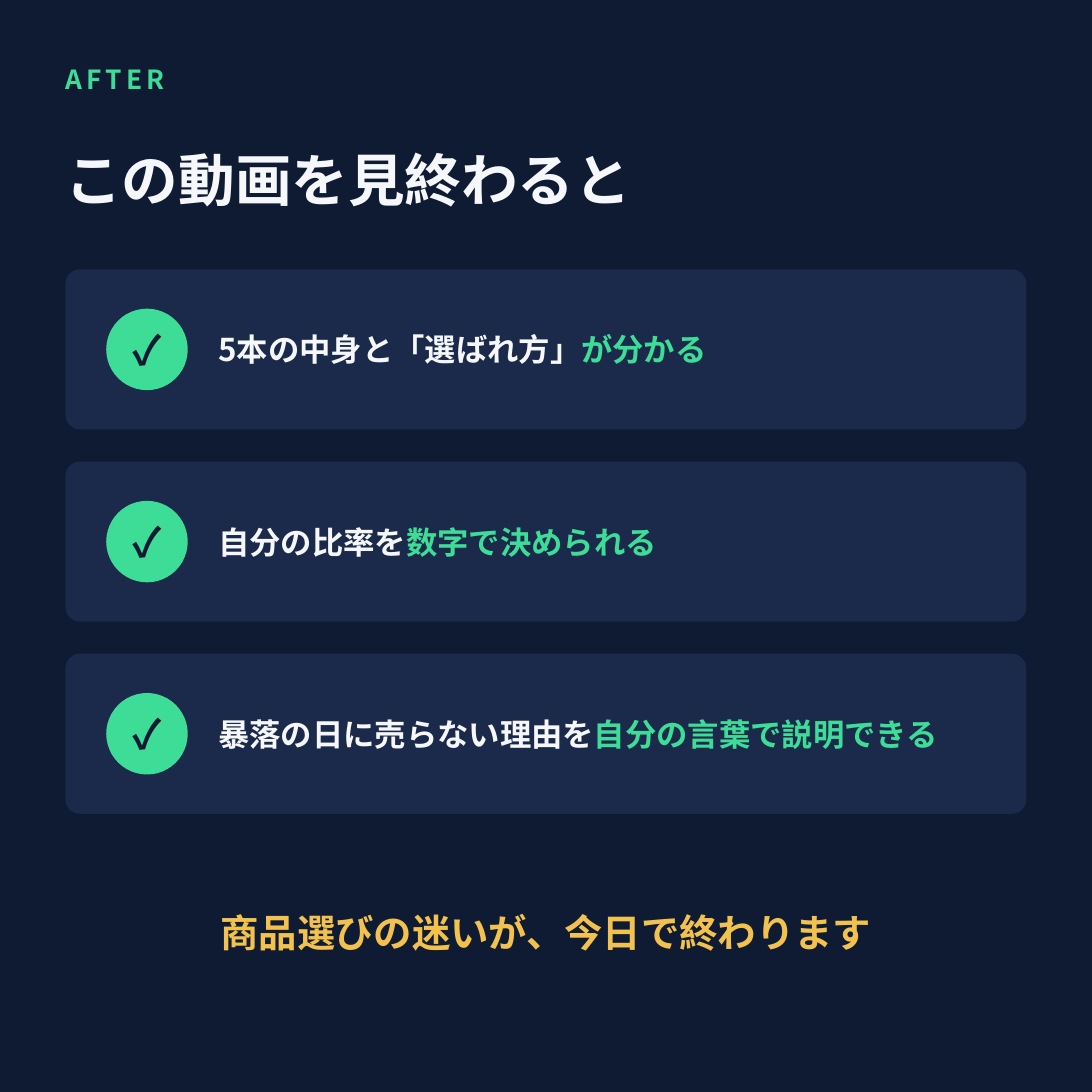
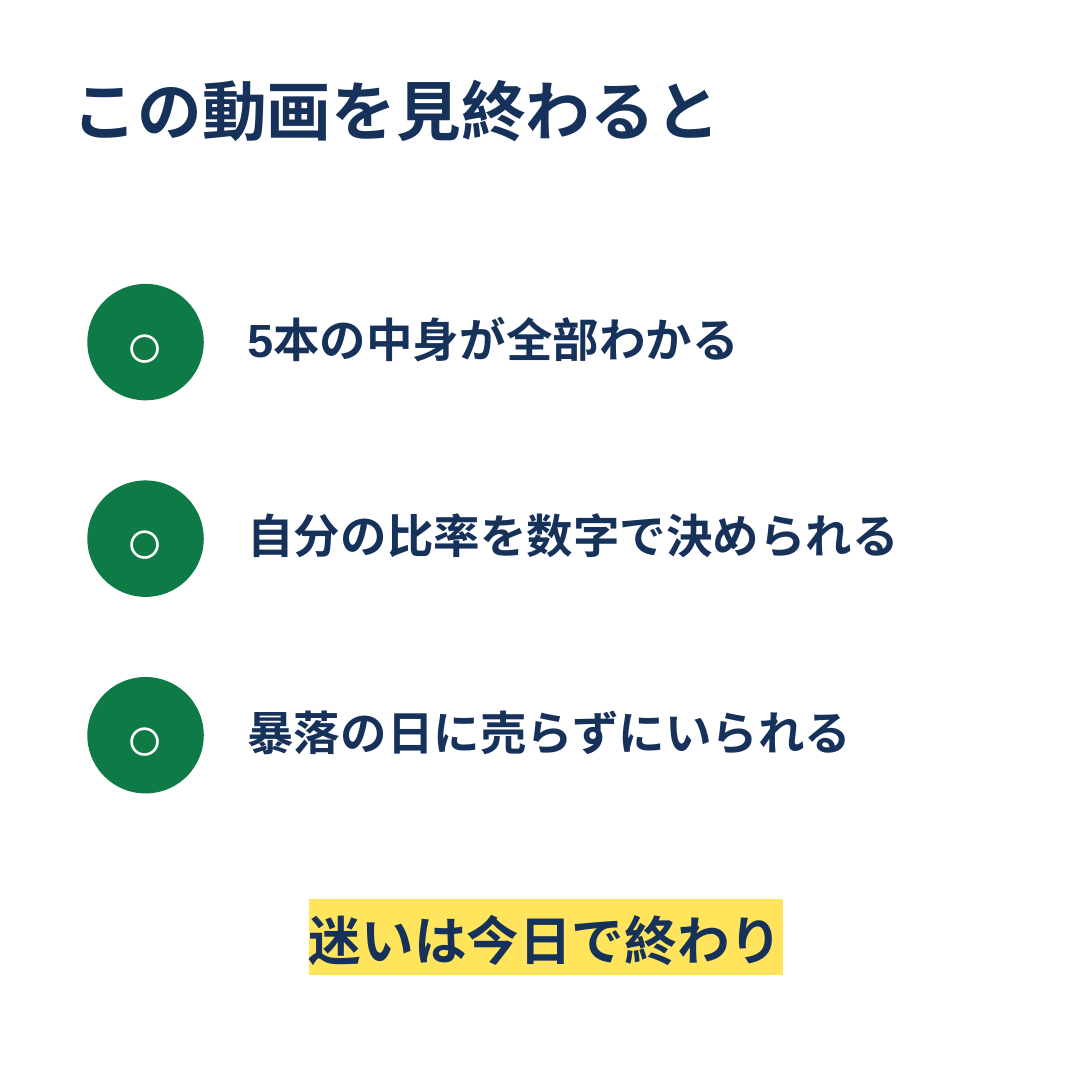
Before and after one commit to kobanker/test-project, a slide deck: slide 4 of youtube/2026-07-28-slides-5fund.pptx. Drawn at 1092x1092 pixels with LibreOffice and Linux fonts; fonts in the diff are those of the drawing. Boxes give left, top, right and bottom in pixels: in the first picture for what was removed or moved away, otherwise in the second. Text is boxed around its words. In the diff, an @@ line names an element or a change of style, - is before the commit and + after.

```diff
--- a/youtube/2026-07-28-slides-5fund.pptx
+++ b/youtube/2026-07-28-slides-5fund.pptx
@@ background #0E1B33 to #FFFFFF @@
@@ text removed at (65,69,164,89) @@
-AFTER
@@ text "この動画を見終わると": place and size @@
-text "この動画を見終わると" at (65,152,630,207)
+text "この動画を見終わると" at (73,79,720,142)
@@ text "この動画を見終わると" at (73,79,720,142): size 28 to 32 pt, font Noto Sans CJK JP to Arial, text colour #F5F7FA to #17325A; line spacing 1.15 to 1.12; vertical alignment middle to top @@
@@ rounded rectangle removed at (66,269,1026,430) @@
@@ text at (87,284,204,400): text changed; size 20 to 32 pt; font Noto Sans CJK JP to Arial; text colour #0E1B33 to #FFFFFF @@
-✓
+○
@@ ellipse at (87,284,204,400): fill #3DDC97 to #0E7A46 @@
@@ ellipse: place and size @@
-ellipse at (106,309,188,390)
+ellipse at (87,284,204,400)
@@ text added at (247,320,738,362), 23 pt, text #17325A, bold @@
+5本の中身が全部わかる
@@ text removed at (218,334,706,364) @@
-5本の中身と「選ばれ方」が分かる
@@ rounded rectangle removed at (66,462,1026,622) @@
@@ text "自分の比率を数字で決められる": place and size @@
-text "自分の比率を数字で決められる" at (218,527,656,557)
+text "自分の比率を数字で決められる" at (247,513,898,557)
@@ text "自分の比率を数字で決められる" at (247,513,898,557): size 15.5 to 23 pt, font Noto Sans CJK JP to Arial; text colour #F5F7FA to #17325A, text colour #3DDC97 to #17325A in "自分の比率を数字で決められる" @@
@@ text at (87,480,204,597): text changed; size 20 to 32 pt; font Noto Sans CJK JP to Arial; text colour #0E1B33 to #FFFFFF @@
-✓
+○
@@ ellipse added at (87,480,204,597), fill #0E7A46 @@
@@ rounded rectangle removed at (66,654,1026,814) @@
@@ text at (87,677,204,794): text changed; size 20 to 32 pt; font Noto Sans CJK JP to Arial; text colour #0E1B33 to #FFFFFF @@
-✓
+○
@@ ellipse: place and size @@
-ellipse at (106,501,188,582)
+ellipse at (87,677,204,794)
@@ ellipse at (87,677,204,794): fill #3DDC97 to #0E7A46 @@
@@ ellipse removed at (106,693,188,775) @@
@@ text at (247,710,851,755): text changed; size 15.5 to 23 pt; font Noto Sans CJK JP to Arial; text colour #F5F7FA to #17325A @@
-暴落の日に売らない理由を自分の言葉で説明できる
+暴落の日に売らずにいられる
@@ text at (309,915,782,965): text changed; size 19 to 26 pt; font Noto Sans CJK JP to Arial; text colour #F2C14E to #17325A @@
-商品選びの迷いが、今日で終わります
+迷いは今日で終わり
```
Also in this commit, not shown: 14 other slides changed, 15 slides added, 21 slides removed, 1 other file.
